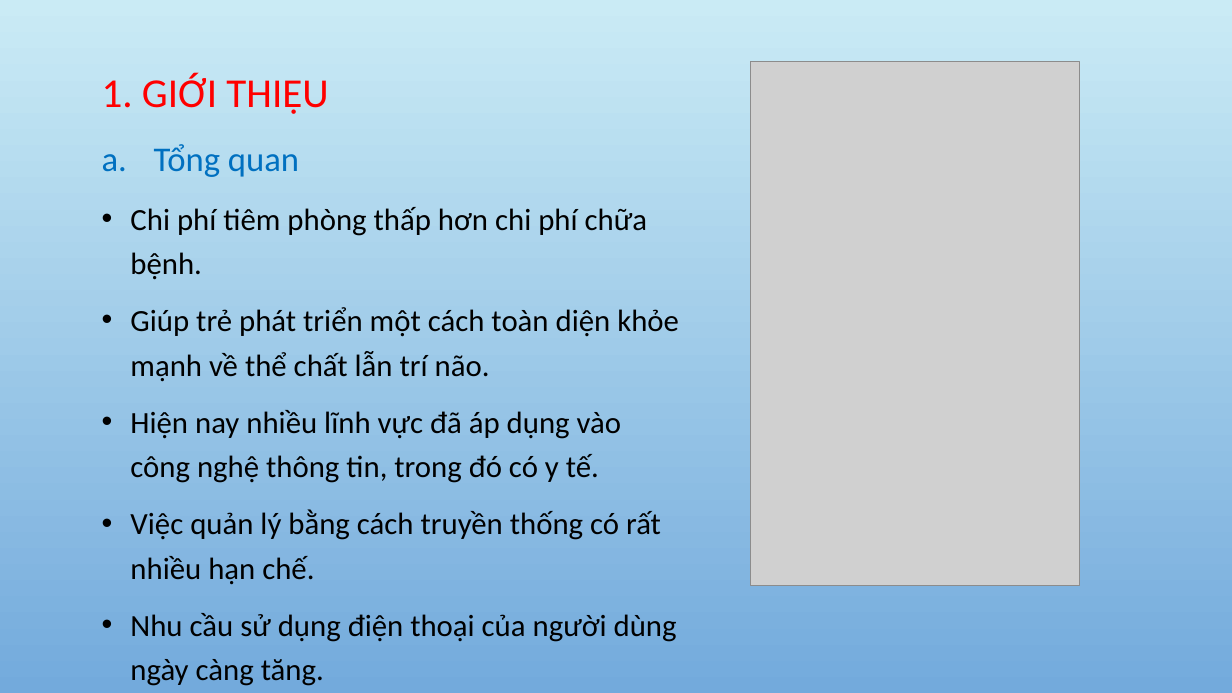
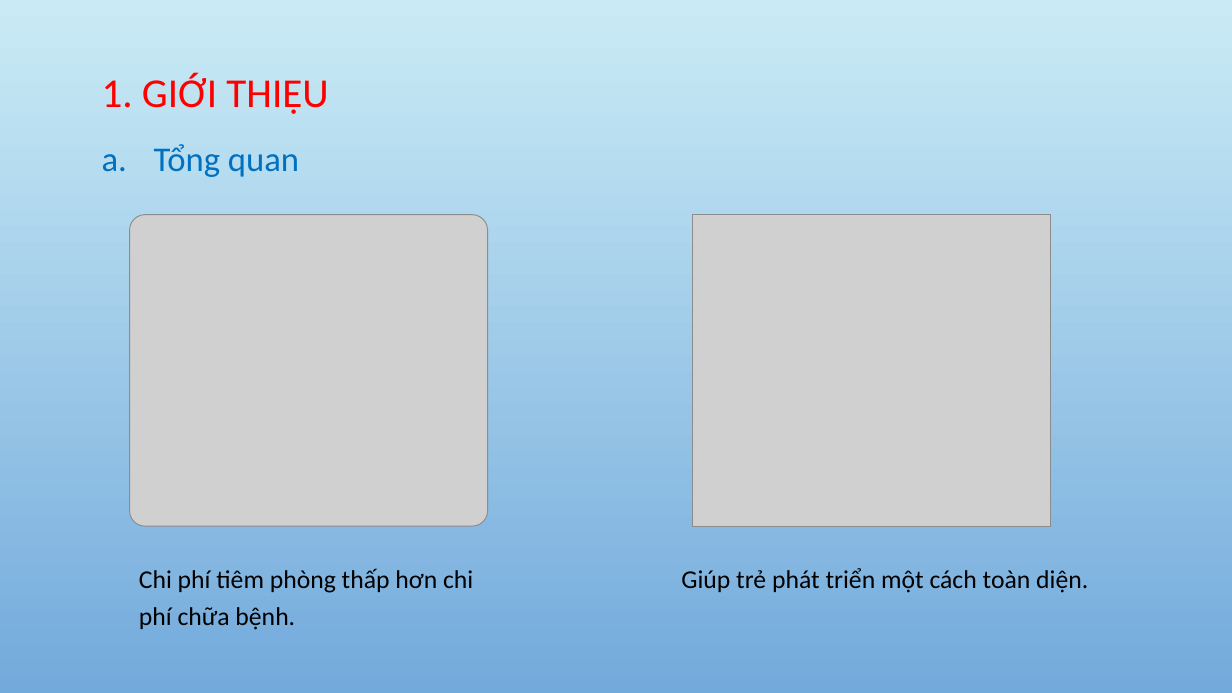
Before and after one commit to tuongthanh98/GraduationThsis, a slide deck: slide 3 of GraduationThsis_powpoint.pptx. Drawn at 1232x693 pixels with LibreOffice and Linux fonts; fonts in the diff are those of the drawing; grey boxes stand for pictures; background and template pictures are left out. Boxes give left, top, right and bottom in pixels: in the first picture for what was removed or moved away, otherwise in the second. Text is boxed around its words. In the diff, an @@ line names an element or a change of style, - is before the commit and + after.

```diff
--- a/GraduationThsis_powpoint.pptx
+++ b/GraduationThsis_powpoint.pptx
@@ picture: place and size @@
-picture at (750,62,1080,586)
+picture at (129,214,487,526)
@@ picture added at (692,214,1050,526) @@
@@ text at (130,307,679,686): paragraphs removed @@
-• Giúp trẻ phát triển một cách toàn diện khỏe mạnh về thể chất lẫn trí não.
-• Hiện nay nhiều lĩnh vực đã áp dụng vào công nghệ thông tin, trong đó có y tế.
-• Việc quản lý bằng cách truyền thống có rất nhiều hạn chế.
-• Nhu cầu sử dụng điện thoại của người dùng ngày càng tăng.
@@ text "Chi phí tiêm phòng thấp ...": place and size @@
-text "Chi phí tiêm phòng thấp ..." at (130,207,679,686)
+text "Chi phí tiêm phòng thấp ..." at (139,568,473,630)
@@ text "Chi phí tiêm phòng thấp ..." at (139,568,473,630): size 24 to 20 pt; bullet • to none @@
@@ text added at (681,568,1088,593), 20 pt, text #000000 @@
+Giúp trẻ phát triển một cách toàn diện.
```
Also in this commit, not shown: 2 other slides changed, 2 slides added, 4 slides removed.
